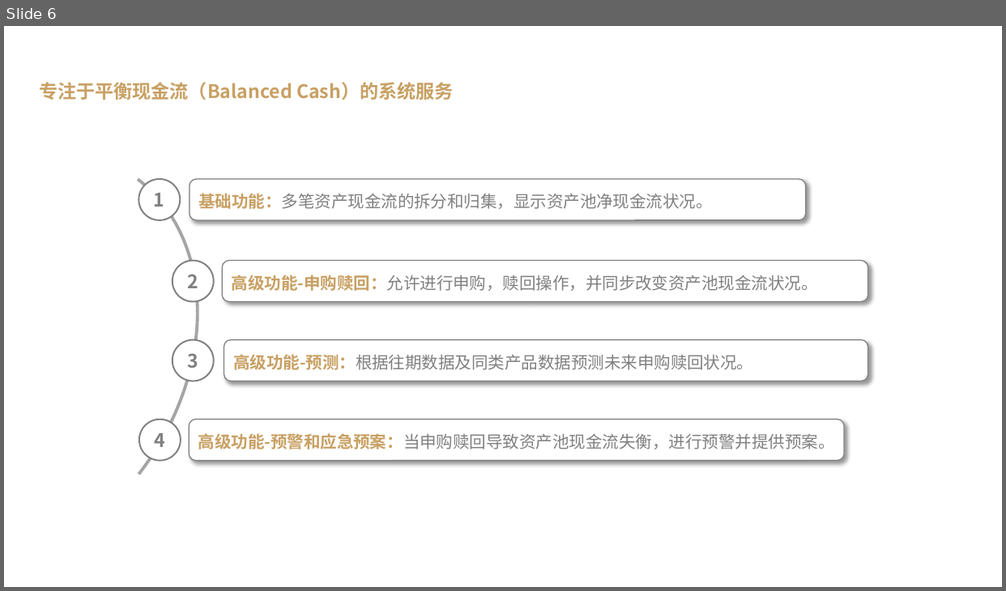
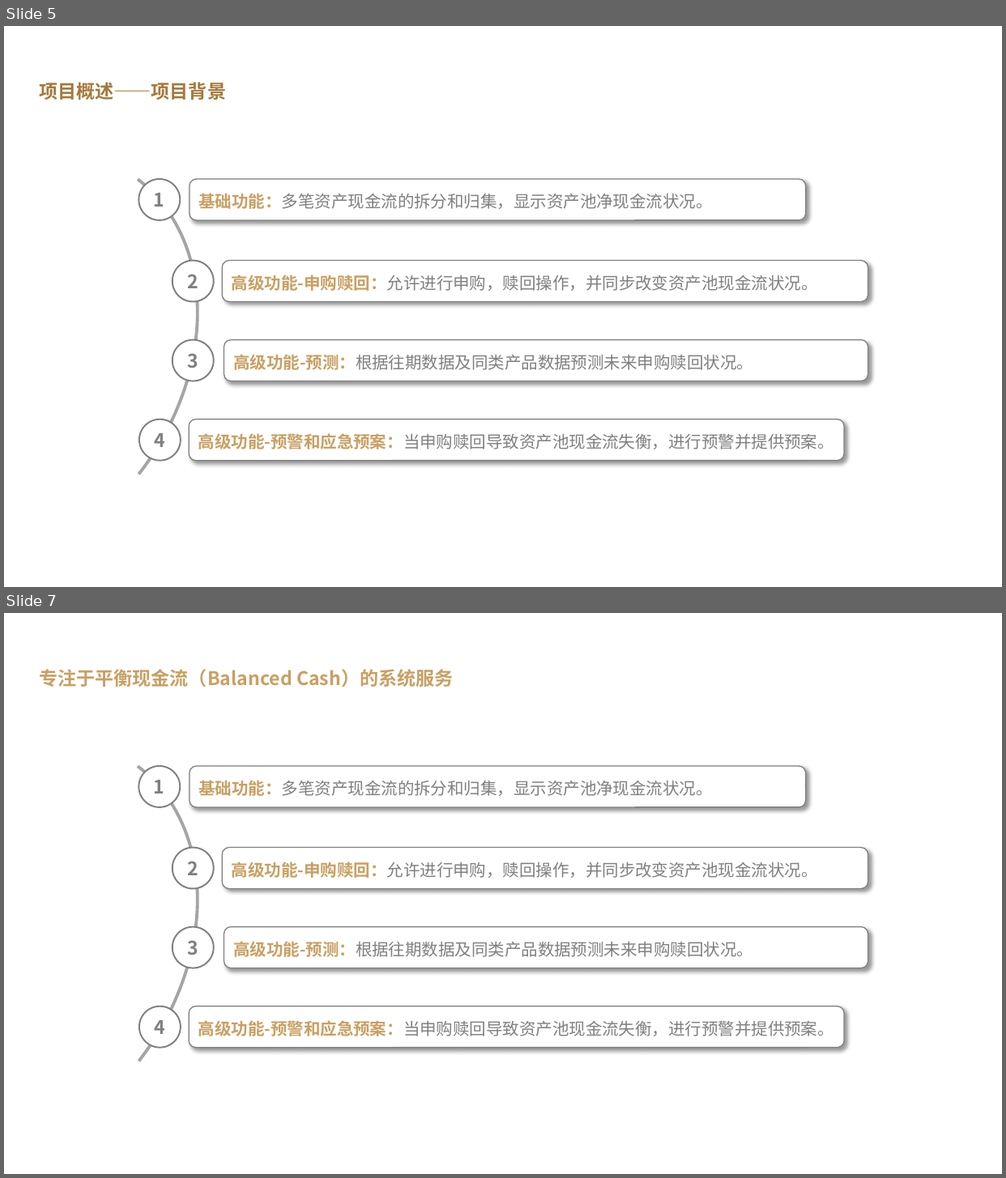
Before and after one commit to Gnnnn/Graduation-project, a slide deck: 答辩演示/肖晓珂14123112.pptx. Shown one above the other, each under a label of ours: slide 6 before the commit, slides 5 and 7 after it; the slides between them are not shown. The pictures are 1006x591 and 1006x1178 pixels, drawn with LibreOffice and Linux fonts; fonts in the diff are those of the drawing; background and template pictures are left out. Boxes give left, top, right and bottom in pixels: in the first picture for what was removed or moved away, otherwise in the second. Text is boxed around its words. In the diff, an @@ line names an element or a change of style, - is before the commit and + after.

```diff
--- a/答辩演示/肖晓珂14123112.pptx
+++ b/答辩演示/肖晓珂14123112.pptx
@@ slide 5 added at <box>4,26,1002,587</box>, background #FFFFFF @@
@@ text added at <box>39,82,226,100</box>, 18 pt, text #A4793A, bold @@
+项目概述——项目背景
@@ group added at <box>4,69,868,587</box>: 4 rounded rectangles, 4 ellipses, 1 arc (boxed as its full ellipse) @@
+基础功能：多笔资产现金流的拆分和归集，显示资产池净现金流状况。
+1
+2
+高级功能-申购赎回：允许进行申购，赎回操作，并同步改变资产池现金流状况。
+高级功能-预测：根据往期数据及同类产品数据预测未来申购赎回状况。
+3
+高级功能-预警和应急预案：当申购赎回导致资产池现金流失衡，进行预警并提供预案。
+4
@@ what was slide 6 is now slide 7 @@
```
Also in this commit, not shown: 5 slides changed, 2 other slides added, 2 slides removed, 17 other files.
